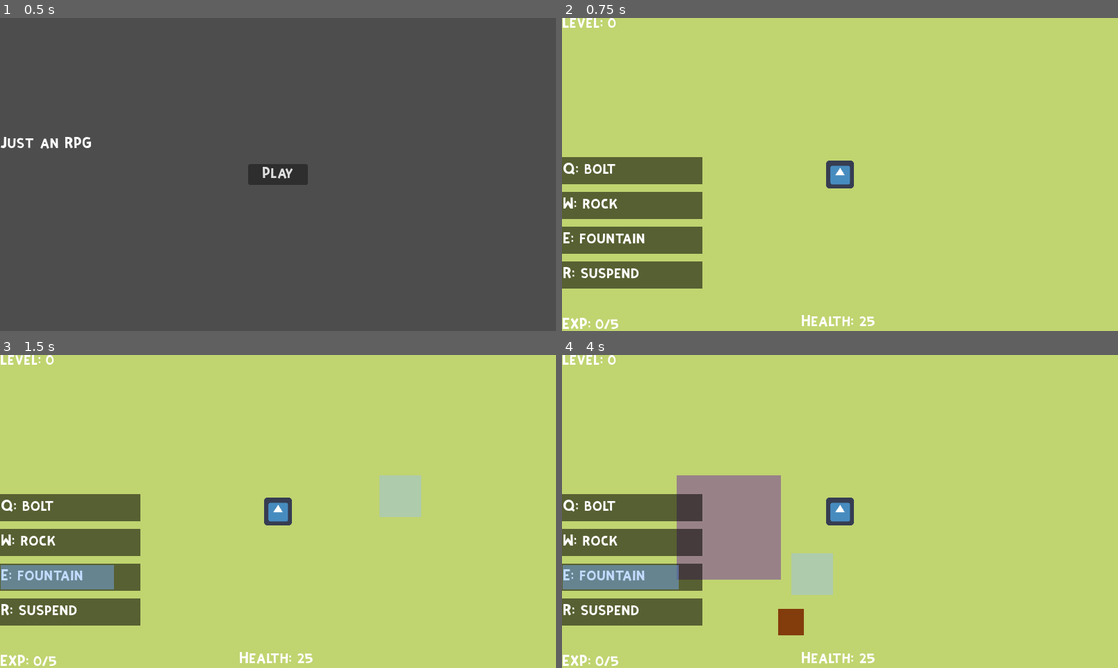
Above: before the commit, frames 1-4 (two rows, left to right).
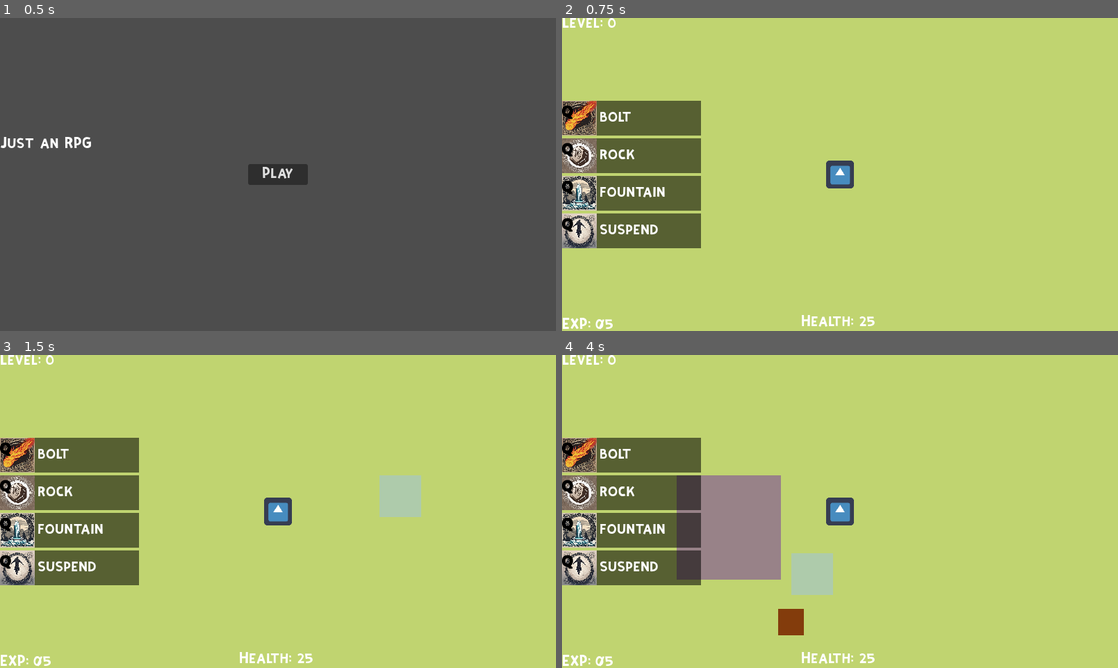
Above: after the commit, the same moments.

Repository: sakata24/Magus-Exo
Game: Godot game, scene res://HUDs/Home.tscn
The game is run twice, just before and just after one commit, with the same random seed, the same clock (stepped at 60 frames per second) and the same inputs. The engine's default icon, where the game draws it, is replaced by a stand-in: a white triangle on a blue panel in a dark square.
Inputs (mouse positions are in pixels of both pictures, inside the frame that each line leads up to):
- Up to frame 1 (0.5 s): no input
- Up to frame 2 (0.75 s): click "Play" at 0.5 s
- Up to frame 3 (1.5 s): tap Enter at 1.25 s; move the mouse to (400, 495) at 1.27 s; hold E (E) from 1.28 s (still down); click (400, 495) at 1.42 s
- Up to frame 4 (4 s): tap Q (Q) at 1.55, 2.1 s; move the mouse to (728, 527) at 2.02 s; release E (E) at 2.03 s; click (728, 527) at 2.17 s; tap R (R) at 2.3 s; move the mouse to (895, 442) at 2.77 s; hold R (R) 2.78-3.53 s; click (895, 442) at 2.92 s; tap W (W) at 3.05, 3.6 s; move the mouse to (812, 574) at 3.52 s; click (812, 574) at 3.67 s; tap E (E) at 3.8 s

Frame 1 is identical in both runs. In frame 2, 11% of the frame differs, in the area x 0-26%, y 26-100%; in frame 3, 11%; in frame 4, 11%.

Commit message:
Added Icons to HUD

Diff:
--- a/HUDs/HUD.gd
+++ b/HUDs/HUD.gd
@@ -3,6 +3,16 @@
 
 func _ready():
 	pass
+
+func init(health, xp, max_xp, skill1, skill2, skill3, skill4):
+	_set_health(health)
+	_set_xp(xp,max_xp)
+	set_lvl(0)
+	_set_skills(skill1,skill2,skill3,skill4)
+	pass
+
+func _set_health(hp):
+	$HealthLabel.text = ("Health: " + str(hp))
 
 func _set_xp(xp, max_xp):
 	$EXPLabel.text = ("EXP: " + str(xp) + "/" + str(max_xp))
@@ -10,8 +20,16 @@
 func set_lvl(lvl):
 	$LVLLabel.text = ("Level: " + str(lvl))
 
+func _set_skills(one,two,three,four):
+	$Skill/Ability1/HBoxContainer/SkillName.text = one
+	$Skill/Ability2/HBoxContainer/SkillName.text = two
+	$Skill/Ability3/HBoxContainer/SkillName.text = three
+	$Skill/Ability4/HBoxContainer/SkillName.text = four
+	$Skill/Ability1/HBoxContainer/SkillIcon.set_icon(one)
+	$Skill/Ability2/HBoxContainer/SkillIcon.set_icon(two)
+	$Skill/Ability3/HBoxContainer/SkillIcon.set_icon(three)
+	$Skill/Ability4/HBoxContainer/SkillIcon.set_icon(four)
+
 func _set_cd(skill_cds, skill_cds_max):
-	$Skill0/ProgressBar.set_size(Vector2(200-(skill_cds[0]*200/skill_cds_max[0]),35))
-	$Skill1/ProgressBar.set_size(Vector2(200-(skill_cds[1]*200/skill_cds_max[1]),35))
-	$Skill2/ProgressBar.set_size(Vector2(200-(skill_cds[2]*200/skill_cds_max[2]),35))
-	$Skill3/ProgressBar.set_size(Vector2(200-(skill_cds[3]*200/skill_cds_max[3]),35))
+#	$VBoxContainer/Ability1/HBoxContainer/SkillIcon/ProgressBar.value
+	pass
--- a/HUDs/HUD.tscn
+++ b/HUDs/HUD.tscn
@@ -1,7 +1,8 @@
-[gd_scene load_steps=7 format=3 uid="uid://76xj3tuaqt16"]
+[gd_scene load_steps=8 format=3 uid="uid://76xj3tuaqt16"]
 
 [ext_resource type="Script" path="res://HUDs/HUD.gd" id="1"]
 [ext_resource type="FontFile" uid="uid://o7m3yeirq5vk" path="res://Resources/fonts/KiriFont.ttf" id="2"]
+[ext_resource type="PackedScene" uid="uid://jb02v63no31m" path="res://Resources/hud_elements/SkillIcon.tscn" id="3_e3bud"]
 
 [sub_resource type="FontFile" id="1"]
 subpixel_positioning = 0
@@ -86,111 +87,85 @@
 theme_override_fonts/font = SubResource("4")
 text = "Level: 0"
 
-[node name="Skill0" type="Node2D" parent="."]
-position = Vector2(0, 200)
+[node name="Skill" type="VBoxContainer" parent="."]
+anchors_preset = 9
+anchor_bottom = 1.0
+offset_right = 200.0
+grow_vertical = 2
+alignment = 1
 
-[node name="Body" type="ColorRect" parent="Skill0"]
-offset_right = 202.0
-offset_bottom = 39.0
+[node name="Ability1" type="MarginContainer" parent="Skill"]
+layout_mode = 2
+
+[node name="Body" type="ColorRect" parent="Skill/Ability1"]
+layout_mode = 2
 color = Color(0, 0, 0, 0.54902)
 
-[node name="SkillName" type="Label" parent="Skill0"]
-anchors_preset = 4
-anchor_top = 0.5
-anchor_bottom = 0.5
-offset_left = 1.0
-offset_top = 10.0
-offset_right = 24.0
-offset_bottom = 30.0
-grow_vertical = 2
+[node name="HBoxContainer" type="HBoxContainer" parent="Skill/Ability1"]
+layout_mode = 2
+
+[node name="SkillIcon" parent="Skill/Ability1/HBoxContainer" instance=ExtResource("3_e3bud")]
+custom_minimum_size = Vector2(50, 50)
+layout_mode = 2
+
+[node name="SkillName" type="Label" parent="Skill/Ability1/HBoxContainer"]
+layout_mode = 2
 theme_override_fonts/font = SubResource("3")
 text = "Q:"
 
-[node name="ProgressBar" type="ColorRect" parent="Skill0"]
-offset_left = 1.0
-offset_top = 2.0
-offset_right = 1.0
-offset_bottom = 37.0
-color = Color(0.470588, 0.686275, 1, 0.454902)
+[node name="Ability2" type="MarginContainer" parent="Skill"]
+layout_mode = 2
 
-[node name="Skill1" type="Node2D" parent="."]
-position = Vector2(0, 250)
-
-[node name="Body" type="ColorRect" parent="Skill1"]
-offset_right = 202.0
-offset_bottom = 39.0
+[node name="Body" type="ColorRect" parent="Skill/Ability2"]
+layout_mode = 2
 color = Color(0, 0, 0, 0.54902)
 
-[node name="SkillName" type="Label" parent="Skill1"]
-anchors_preset = 4
-anchor_top = 0.5
-anchor_bottom = 0.5
-offset_left = 1.0
-offset_top = 10.0
-offset_right = 22.0
-offset_bottom = 30.0
-grow_vertical = 2
+[node name="HBoxContainer" type="HBoxContainer" parent="Skill/Ability2"]
+layout_mode = 2
+
+[node name="SkillIcon" parent="Skill/Ability2/HBoxContainer" instance=ExtResource("3_e3bud")]
+custom_minimum_size = Vector2(50, 50)
+layout_mode = 2
+
+[node name="SkillName" type="Label" parent="Skill/Ability2/HBoxContainer"]
+layout_mode = 2
 theme_override_fonts/font = SubResource("3")
-text = "W:
-"
+text = "Q:"
 
-[node name="ProgressBar" type="ColorRect" parent="Skill1"]
-offset_left = 1.0
-offset_top = 2.0
-offset_right = 1.0
-offset_bottom = 37.0
-color = Color(0.470588, 0.686275, 1, 0.454902)
+[node name="Ability3" type="MarginContainer" parent="Skill"]
+layout_mode = 2
 
-[node name="Skill2" type="Node2D" parent="."]
-position = Vector2(0, 300)
-
-[node name="Body" type="ColorRect" parent="Skill2"]
-offset_right = 202.0
-offset_bottom = 39.0
+[node name="Body" type="ColorRect" parent="Skill/Ability3"]
+layout_mode = 2
 color = Color(0, 0, 0, 0.54902)
 
-[node name="SkillName" type="Label" parent="Skill2"]
-anchors_preset = 4
-anchor_top = 0.5
-anchor_bottom = 0.5
-offset_left = 1.0
-offset_top = 10.0
-offset_right = 17.0
-offset_bottom = 30.0
-grow_vertical = 2
+[node name="HBoxContainer" type="HBoxContainer" parent="Skill/Ability3"]
+layout_mode = 2
+
+[node name="SkillIcon" parent="Skill/Ability3/HBoxContainer" instance=ExtResource("3_e3bud")]
+custom_minimum_size = Vector2(50, 50)
+layout_mode = 2
+
+[node name="SkillName" type="Label" parent="Skill/Ability3/HBoxContainer"]
+layout_mode = 2
 theme_override_fonts/font = SubResource("3")
-text = "E:"
+text = "Q:"
 
-[node name="ProgressBar" type="ColorRect" parent="Skill2"]
-offset_left = 1.0
-offset_top = 2.0
-offset_right = 1.0
-offset_bottom = 37.0
-color = Color(0.470588, 0.686275, 1, 0.454902)
+[node name="Ability4" type="MarginContainer" parent="Skill"]
+layout_mode = 2
 
-[node name="Skill3" type="Node2D" parent="."]
-position = Vector2(0, 350)
-
-[node name="Body" type="ColorRect" parent="Skill3"]
-offset_right = 202.0
-offset_bottom = 39.0
+[node name="Body" type="ColorRect" parent="Skill/Ability4"]
+layout_mode = 2
 color = Color(0, 0, 0, 0.54902)
 
-[node name="SkillName" type="Label" parent="Skill3"]
-anchors_preset = 4
-anchor_top = 0.5
-anchor_bottom = 0.5
-offset_left = 1.0
-offset_top = 10.0
-offset_right = 19.0
-offset_bottom = 30.0
-grow_vertical = 2
+[node name="HBoxContainer" type="HBoxContainer" parent="Skill/Ability4"]
+layout_mode = 2
+
+[node name="SkillIcon" parent="Skill/Ability4/HBoxContainer" instance=ExtResource("3_e3bud")]
+custom_minimum_size = Vector2(50, 50)
+layout_mode = 2
+
+[node name="SkillName" type="Label" parent="Skill/Ability4/HBoxContainer"]
+layout_mode = 2
 theme_override_fonts/font = SubResource("3")
-text = "R:"
-
-[node name="ProgressBar" type="ColorRect" parent="Skill3"]
-offset_left = 1.0
-offset_top = 2.0
-offset_right = 1.0
-offset_bottom = 37.0
-color = Color(0.470588, 0.627451, 1, 0.454902)
+text = "Q:"
--- a/Main.gd
+++ b/Main.gd
@@ -7,12 +7,7 @@
 		monster.connect("giveXp", Callable($Player, "gain_xp"))
 
 	# connect hud to player
-	$HUD/HealthLabel.text = ("Health: " + str($Player.health))
-	$HUD/EXPLabel.text = ("EXP: " + str($Player.xp) + " /" + str($Player.currentXpThreshold))
-	$HUD/Skill0/SkillName.text = ("Q: " + str($Player.equippedSkills[0]))
-	$HUD/Skill1/SkillName.text = ("W: " + str($Player.equippedSkills[1]))
-	$HUD/Skill2/SkillName.text = ("E: " + str($Player.equippedSkills[2]))
-	$HUD/Skill3/SkillName.text = ("R: " + str($Player.equippedSkills[3]))
+	$HUD.init(str($Player.health),str($Player.xp), str($Player.currentXpThreshold),str($Player.equippedSkills[0]),str($Player.equippedSkills[1]),str($Player.equippedSkills[2]),str($Player.equippedSkills[3]))
 	$Player.connect("gained_xp", Callable($HUD, "_set_xp"))
 	$Player.connect("level_up", Callable(self, "_leveled_up"))
 	$Player.connect("moving_to", Callable(self, "_show_click"))
--- a/Resources/hud_elements/SkillIcon.tscn
+++ b/Resources/hud_elements/SkillIcon.tscn
@@ -26,11 +26,12 @@
 
 [node name="Label" type="Label" parent="."]
 layout_mode = 1
-anchors_preset = 15
-anchor_right = 1.0
-anchor_bottom = 1.0
-grow_horizontal = 2
-grow_vertical = 2
+offset_right = 24.0
+offset_bottom = 45.0
+theme_override_colors/font_color = Color(0, 0, 0, 1)
+theme_override_constants/outline_size = 5
+theme_override_font_sizes/font_size = 20
+text = "Q"
 
 [node name="ProgressBar" type="TextureProgressBar" parent="."]
 self_modulate = Color(1, 1, 1, 0.470588)
